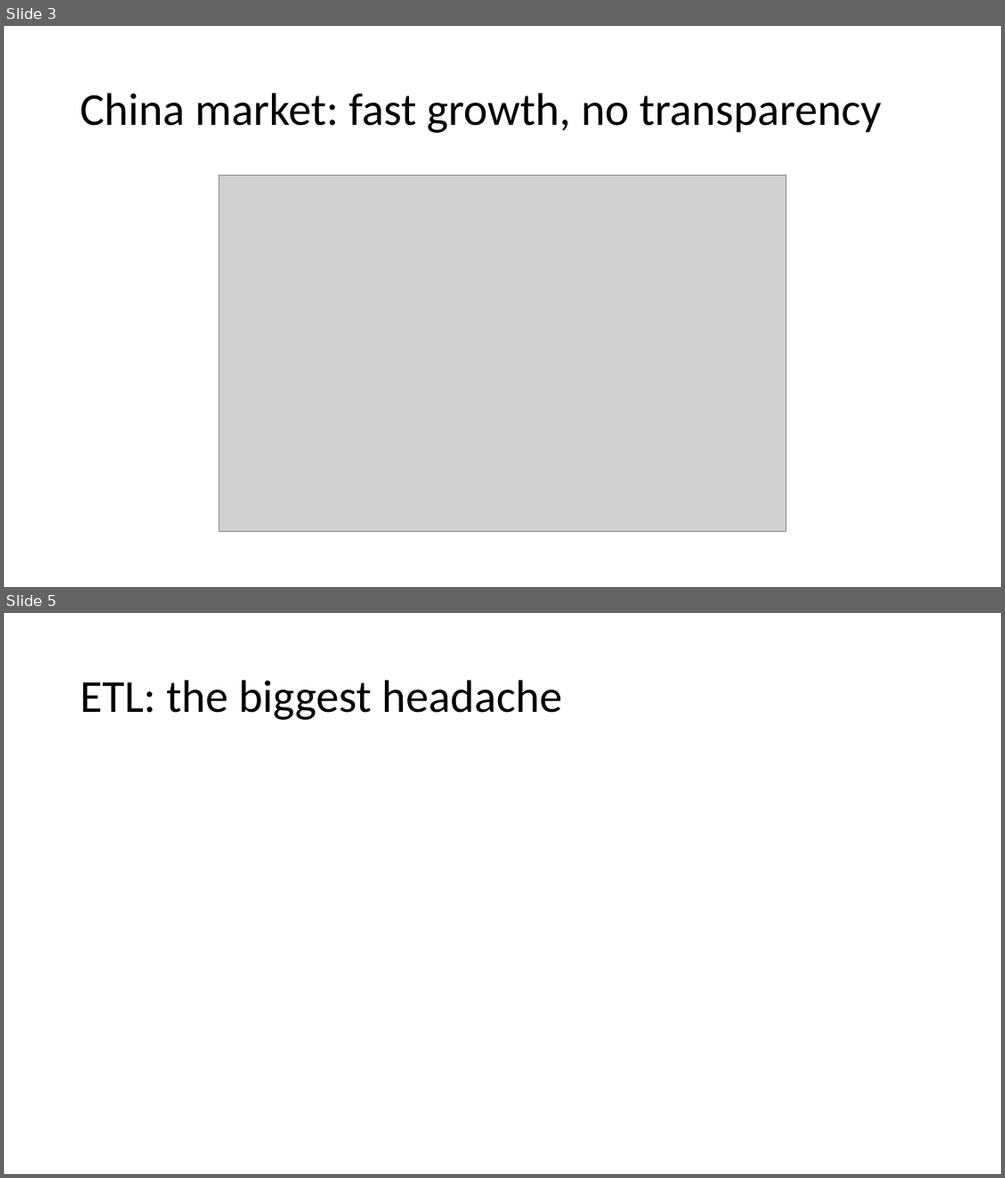
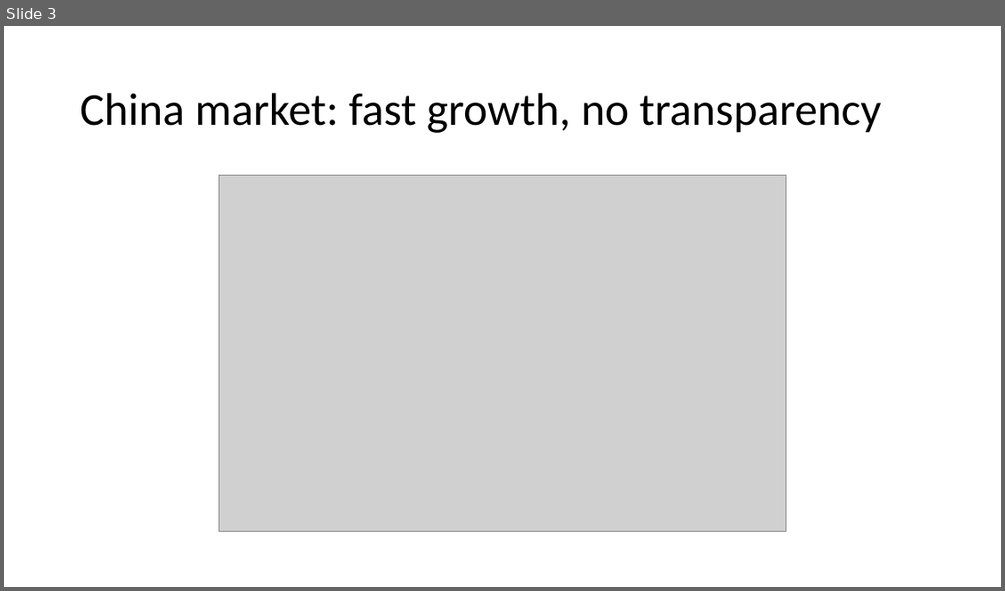
Before and after one commit to artem-chemist-learning/W271, a slide deck: HW/HW_13/Iodine sales forecast for China market.pptx. Shown one above the other, each under a label of ours: slides 3 and 5 before the commit, slide 3 after it; the slides between them are not shown. The pictures are 1005x1178 and 1005x591 pixels, drawn with LibreOffice and Linux fonts; fonts in the diff are those of the drawing; grey boxes stand for pictures. Boxes give left, top, right and bottom in pixels: in the first picture for what was removed or moved away, otherwise in the second. Text is boxed around its words. In the diff, an @@ line names an element or a change of style, - is before the commit and + after.

```diff
--- a/HW/HW_13/Iodine sales forecast for China market.pptx
+++ b/HW/HW_13/Iodine sales forecast for China market.pptx
@@ slide 5 removed at (x1=4, y1=613, x2=1001, y2=1174), background #FFFFFF @@
@@ title removed at (x1=80, y1=680, x2=562, y2=720) @@
-ETL: the biggest headache
```
Also in this commit, not shown: 3 slides changed, 5 slides added, 1 other slide removed, 3 other files.
